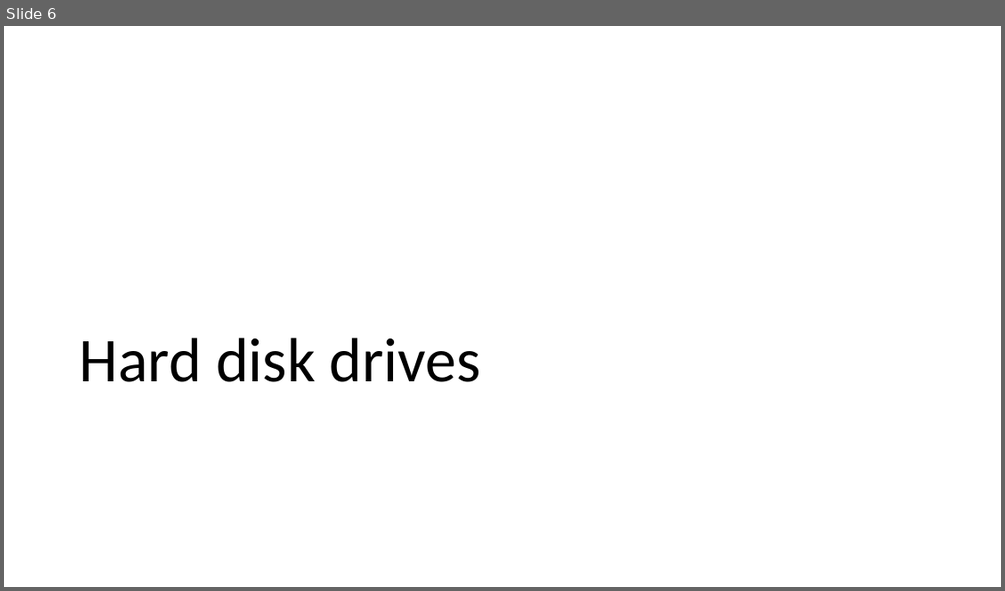
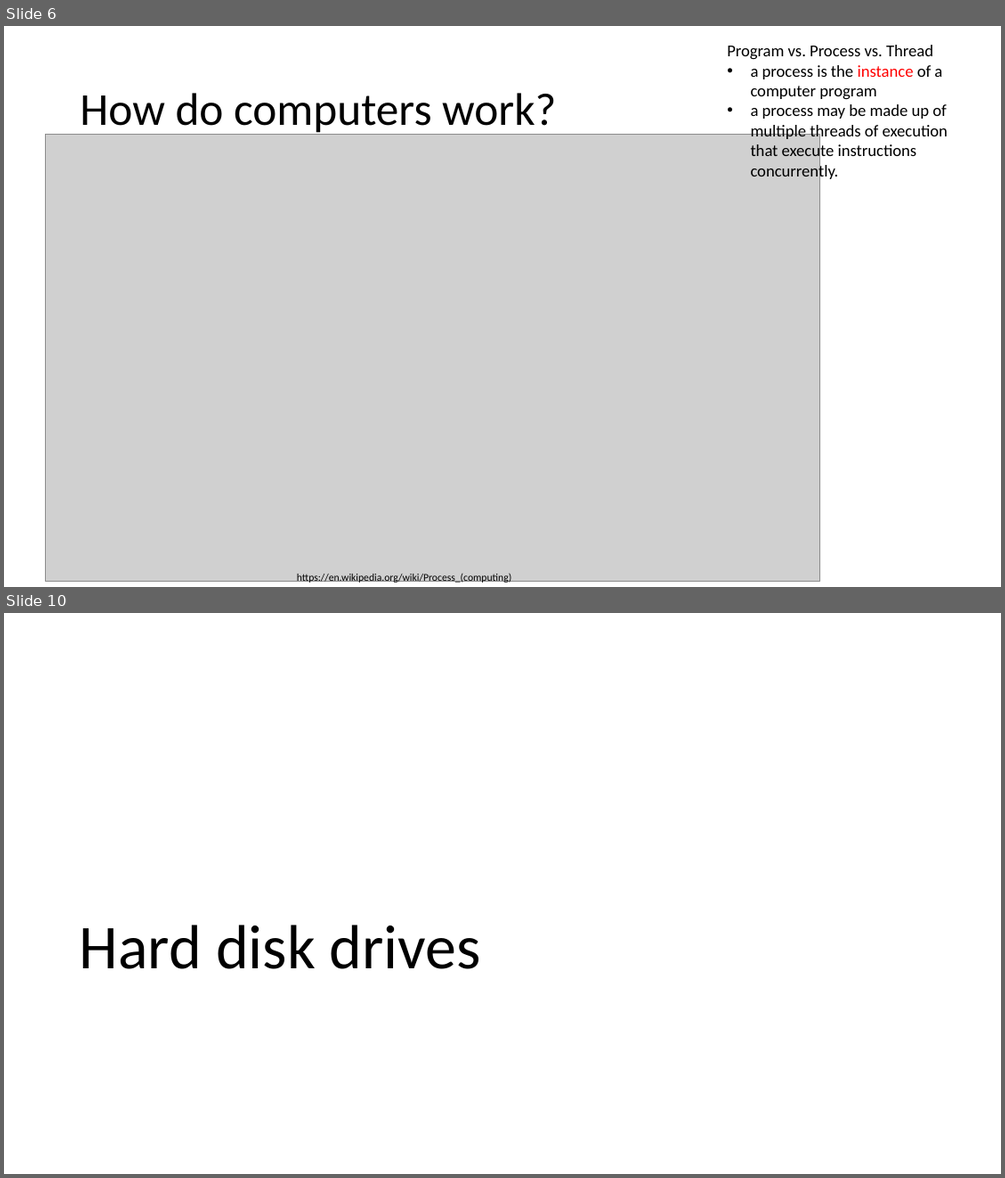
Before and after one commit to frankwxu/digital-forensics-lab, a slide deck: Basic_Computer_Skills_for_Forensics/1_PC_Introduction.pptx. Shown one above the other, each under a label of ours: slide 6 before the commit, slides 6 and 10 after it; the slides between them are not shown. The pictures are 1005x591 and 1005x1178 pixels, drawn with LibreOffice and Linux fonts; fonts in the diff are those of the drawing; grey boxes stand for pictures; background and template pictures are left out. Boxes give left, top, right and bottom in pixels: in the first picture for what was removed or moved away, otherwise in the second. Text is boxed around its words. In the diff, an @@ line names an element or a change of style, - is before the commit and + after.

Commit message:
change computer system

```diff
--- a/Basic_Computer_Skills_for_Forensics/1_PC_Introduction.pptx
+++ b/Basic_Computer_Skills_for_Forensics/1_PC_Introduction.pptx
@@ slide 6 added at (x1=4, y1=26, x2=1001, y2=587), background #FFFFFF @@
@@ text added at (x1=727, y1=45, x2=947, y2=181), 16 pt, text #000000 @@
+Program vs. Process vs. Thread
+• a process is the instance of a computer program
+• a process may be made up of multiple threads of execution that execute instructions concurrently.
@@ title added at (x1=80, y1=93, x2=556, y2=135), 44 pt, text #000000 @@
+How do computers work?
@@ picture added at (x1=46, y1=135, x2=820, y2=581) @@
@@ text added at (x1=297, y1=572, x2=511, y2=583), 10 pt, text #000000 @@
+https://en.wikipedia.org/wiki/Process_(computing)
@@ what was slide 6 is now slide 10 @@
```
Also in this commit, not shown: 6 slides changed, 11 other slides added, 2 slides removed.
